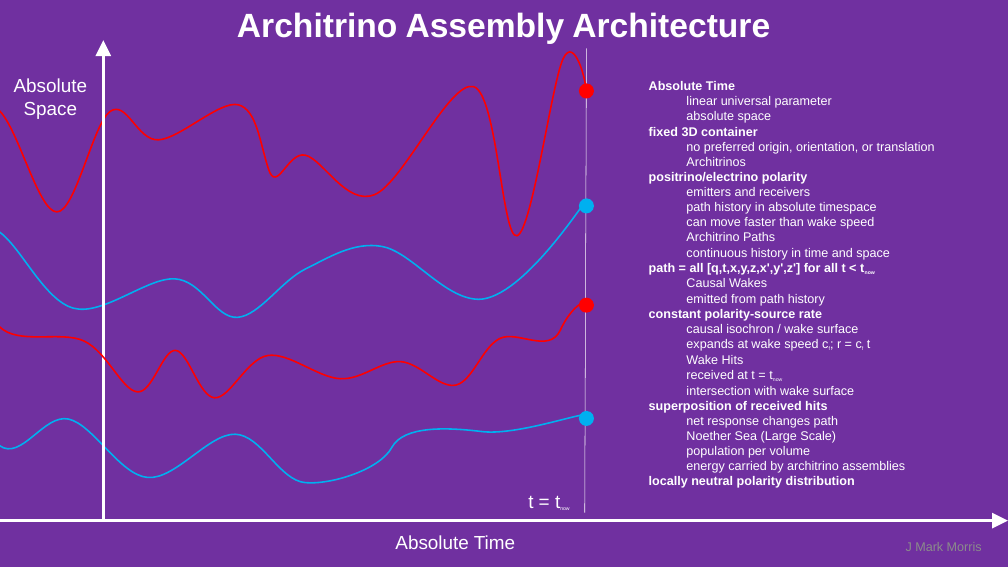
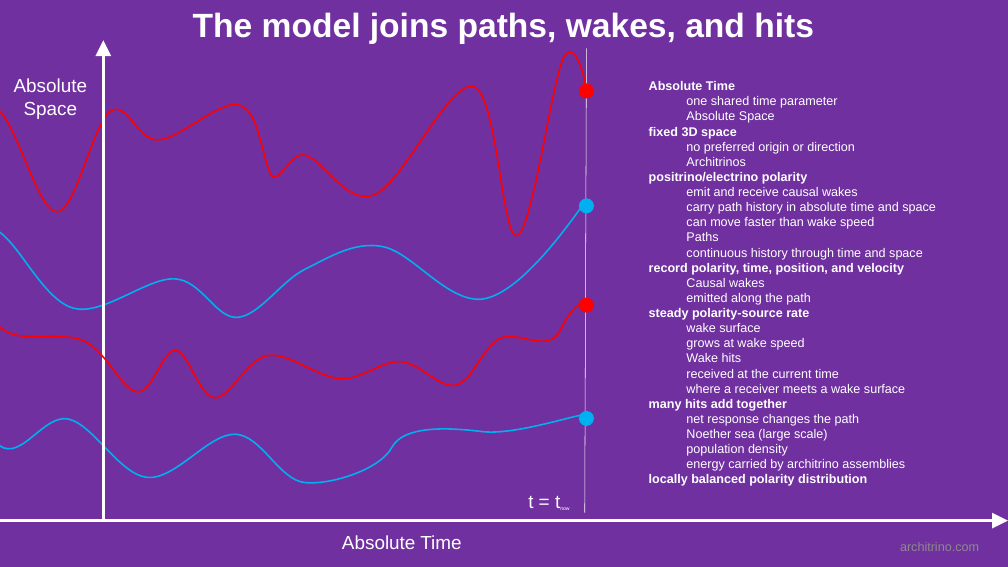
Before and after one commit to jmarkmorris/architrino, a slide deck: slide 12 of reference/archie/presentations/NPQG Fundamentals - Paths.pptx (slide 13 before the commit). Drawn at 1008x567 pixels with LibreOffice and Linux fonts; fonts in the diff are those of the drawing. Boxes give left, top, right and bottom in pixels: in the first picture for what was removed or moved away, otherwise in the second. Text is boxed around its words. In the diff, an @@ line names an element or a change of style, - is before the commit and + after.

Commit message:
Add local terms to noether braid taxonomy

```diff
--- a/reference/archie/presentations/NPQG Fundamentals - Paths.pptx
+++ b/reference/archie/presentations/NPQG Fundamentals - Paths.pptx
@@ text at bbox=[193, 12, 814, 44]: text changed @@
-Architrino Assembly Architecture
+The model joins paths, wakes, and hits
@@ text at bbox=[649, 96, 855, 154]: text changed @@
-  linear universal parameter
-  absolute space
-fixed 3D container
-  no preferred origin, orientation, or translation
+  one shared time parameter
+  Absolute Space
+fixed 3D space
+  no preferred origin or direction
@@ text at bbox=[686, 187, 936, 214]: text changed @@
-  emitters and receivers
-  path history in absolute timespace
+  emit and receive causal wakes
+  carry path history in absolute time and space
@@ text at bbox=[649, 232, 923, 456]: text changed @@
-  Architrino Paths
-  continuous history in time and space
-path = all [q,t,x,y,z,x',y',z'] for all t < tnow
-  Causal Wakes
-  emitted from path history
-constant polarity-source rate
-  causal isochron / wake surface
-  expands at wake speed cf; r = cf t
-  Wake Hits
-  received at t = tnow
-  intersection with wake surface
-superposition of received hits
-  net response changes path
-  Noether Sea (Large Scale)
-  population per volume
+  Paths
+  continuous history through time and space
+record polarity, time, position, and velocity
+  Causal wakes
+  emitted along the path
+steady polarity-source rate
+  wake surface
+  grows at wake speed
+  Wake hits
+  received at the current time
+  where a receiver meets a wake surface
+many hits add together
+  net response changes the path
+  Noether sea (large scale)
+  population density
@@ text at bbox=[649, 474, 867, 486]: text changed @@
-locally neutral polarity distribution
+locally balanced polarity distribution
@@ text "Absolute Time": place and size @@
-text "Absolute Time" at bbox=[395, 535, 515, 549]
+text "Absolute Time" at bbox=[342, 535, 461, 549]
@@ text at bbox=[900, 542, 979, 551]: text changed @@
-J Mark Morris
+architrino.com
```
Also in this commit, not shown: 12 other slides changed, 35 other files.
